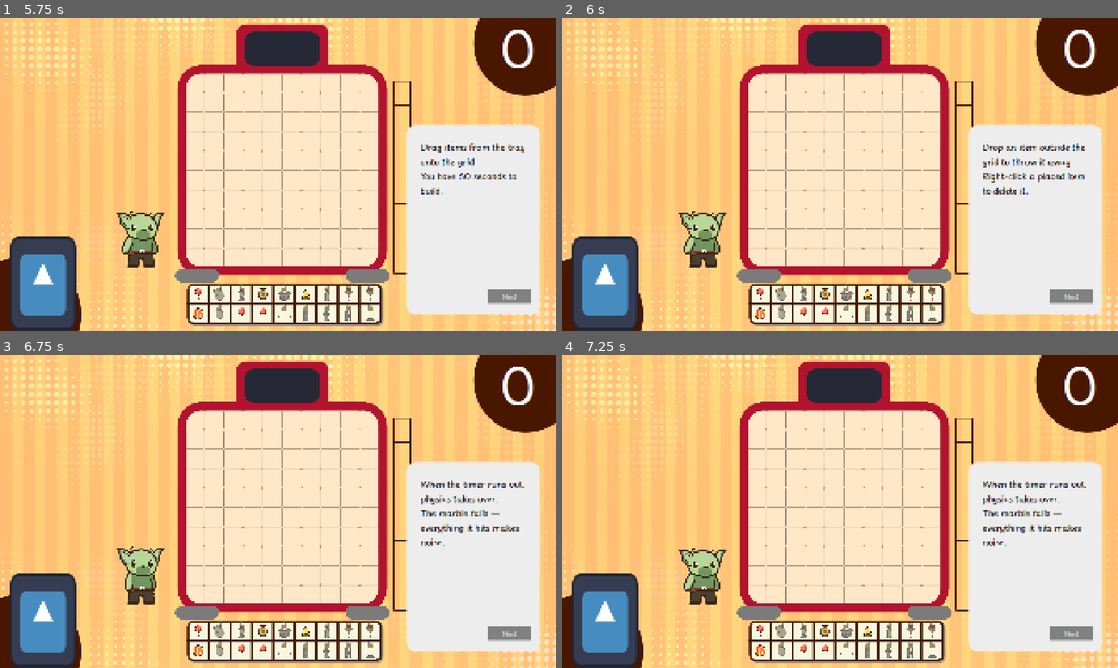
Above: before the commit, frames 1-4 (two rows, left to right).
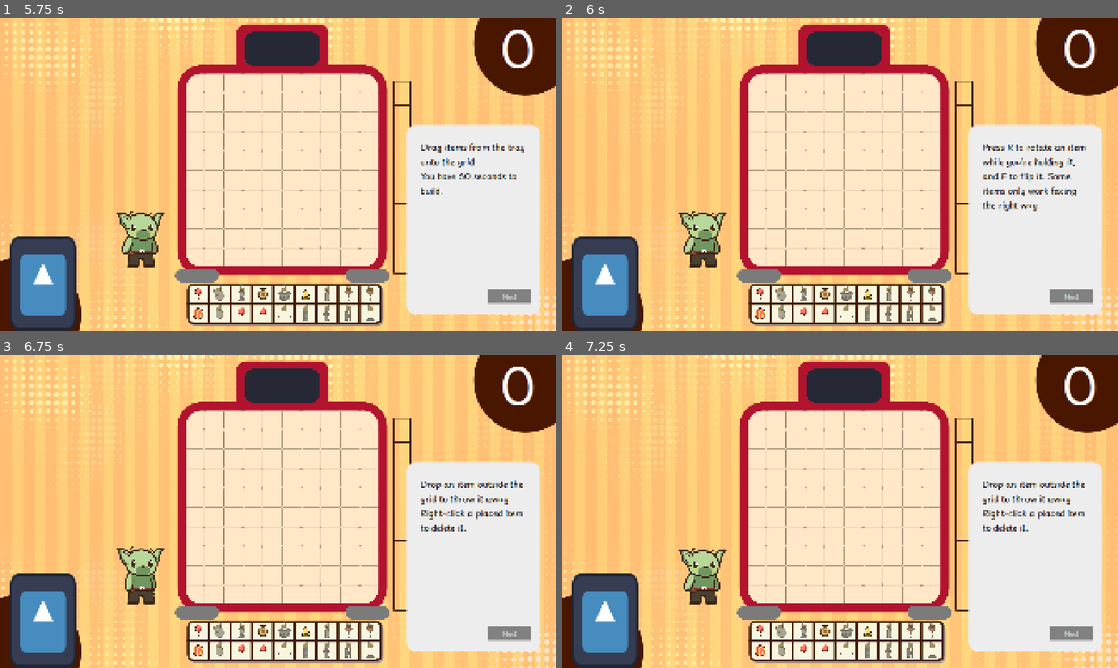
Above: after the commit, the same moments.

Repository: milkeotothemoon/GMTK-26---Boys-at-the-Back
Game: Godot game, scene res://scenes/main/Main.tscn
Two runs of this game, one before a commit and one after it. Both use one fixed random seed, a clock stepped at 60 frames per second and the inputs below. The engine's default icon, where the game draws it, is replaced by a stand-in: a white triangle on a blue panel in a dark square. Video files are missing from this copy of the repository; at most half a second of black plays in their place.
Inputs (mouse positions are in pixels of both pictures, inside the frame that each line leads up to):
- Up to frame 1 (5.75 s): tap Enter at 0.5 s; move the mouse to (400, 158) at 0.52 s; tap R at 0.6 s; click (400, 158) at 0.67 s; tap F at 0.8 s; click "PLAY" at 1.25 s; click "PLAY" at 2 s; click "0" at 2.75 s; click "Play" at 3.5 s; click "Play" at 4.25 s; click "Next" at 5 s
- Up to frame 2 (6 s): click "Next" at 5.75 s
- Up to frame 3 (6.75 s): click "Next" at 6.5 s
- Up to frame 4 (7.25 s): no input

Frame 1 is identical in both runs. In frame 2, 1.3% of the frame differs, in the area x 75-95%, y 40-62%; in frame 3, 1.1%; in frame 4, 1.1%.

Commit message:
adjusted scripts, added rotation and flipping

Diff:
--- a/scenes/gameplay/PhaseTransition.tscn
+++ b/scenes/gameplay/PhaseTransition.tscn
@@ -1,6 +1,7 @@
 [gd_scene format=3 uid="uid://lp2s54nhiltq"]
 
 [ext_resource type="Script" uid="uid://dxfd5y1wjwgy8" path="res://scripts/gameplay/phase_transition.gd" id="1_1ddc2"]
+[ext_resource type="Theme" uid="uid://b8b3u6igehsbs" path="res://resources/theme/main_theme.tres" id="2_6256w"]
 
 [sub_resource type="StyleBoxFlat" id="StyleBoxFlat_a1ue2"]
 bg_color = Color(0, 0, 0, 0.22745098)
@@ -20,11 +21,19 @@
 theme_override_styles/panel = SubResource("StyleBoxFlat_a1ue2")
 
 [node name="Message" type="Label" parent="." unique_id=1836460760]
-anchors_preset = 15
-anchor_right = 1.0
-anchor_bottom = 1.0
+anchors_preset = 8
+anchor_left = 0.5
+anchor_top = 0.5
+anchor_right = 0.5
+anchor_bottom = 0.5
+offset_left = -368.0
+offset_top = -151.0
+offset_right = 368.0
+offset_bottom = 151.0
 grow_horizontal = 2
 grow_vertical = 2
+theme = ExtResource("2_6256w")
+text = "asdasd"
 label_settings = SubResource("LabelSettings_6256w")
 horizontal_alignment = 1
 vertical_alignment = 1
--- a/scenes/gameplay/ScoreHUD.tscn
+++ b/scenes/gameplay/ScoreHUD.tscn
@@ -20,10 +20,10 @@
 
 [node name="ResultPanel" type="Panel" parent="." unique_id=951937745]
 layout_mode = 0
-offset_left = -2.0
-offset_top = 3.0
-offset_right = 1918.0
-offset_bottom = 1083.0
+offset_left = -24.0
+offset_top = -26.0
+offset_right = 1940.0
+offset_bottom = 1112.0
 theme_override_styles/panel = SubResource("StyleBoxFlat_oswwn")
 
 [node name="ResultFace" type="TextureRect" parent="ResultPanel" unique_id=1477799656]
--- a/scenes/items/connectors/Beam.tscn
+++ b/scenes/items/connectors/Beam.tscn
@@ -20,6 +20,7 @@
 script = ExtResource("1_jcicx")
 item_id = "beam"
 display_name = "Beam"
+can_rotate = true
 cell_size = Vector2i(3, 1)
 
 [node name="CollisionShape2D" type="CollisionShape2D" parent="." unique_id=793414775]
--- a/scenes/items/connectors/Plank.tscn
+++ b/scenes/items/connectors/Plank.tscn
@@ -21,6 +21,7 @@
 activates_on_contact = false
 item_id = "plank"
 display_name = "Plank"
+can_rotate = true
 cell_size = Vector2i(3, 1)
 
 [node name="CollisionShape2D" type="CollisionShape2D" parent="." unique_id=435950385]
--- a/scenes/items/connectors/String.tscn
+++ b/scenes/items/connectors/String.tscn
@@ -26,6 +26,7 @@
 snaps_on_hit = true
 item_id = "string"
 display_name = "String"
+can_rotate = true
 cell_size = Vector2i(3, 1)
 
 [node name="CollisionShape2D" type="CollisionShape2D" parent="." unique_id=740350985]
--- a/scenes/items/sound/Airhorn.tscn
+++ b/scenes/items/sound/Airhorn.tscn
@@ -47,8 +47,11 @@
 
 [node name="TopArea" type="Area2D" parent="." unique_id=367037945]
 position = Vector2(0, -28)
+collision_layer = 0
+collision_mask = 2
 
 [node name="TopShape" type="CollisionShape2D" parent="TopArea" unique_id=588231546]
+position = Vector2(0, -28)
 shape = SubResource("RectangleShape2D_j6oda")
 
 [node name="AudioStreamPlayer2D" type="AudioStreamPlayer2D" parent="." unique_id=761178110]
--- a/scenes/items/sound/Blender.tscn
+++ b/scenes/items/sound/Blender.tscn
@@ -47,8 +47,11 @@
 shape = SubResource("RectangleShape2D_udofq")
 
 [node name="ContentsArea" type="Area2D" parent="." unique_id=261488602]
+collision_layer = 0
+collision_mask = 2
 
 [node name="ContentsShape" type="CollisionShape2D" parent="ContentsArea" unique_id=544368940]
+position = Vector2(0, -8)
 shape = SubResource("RectangleShape2D_dfbh3")
 
 [node name="AudioStreamPlayer2D" type="AudioStreamPlayer2D" parent="." unique_id=1839653244]
--- a/scenes/items/util/Fan.tscn
+++ b/scenes/items/util/Fan.tscn
@@ -1,6 +1,6 @@
 [gd_scene format=3 uid="uid://b3huixd4fh3xy"]
 
-[ext_resource type="Script" uid="uid://cv4ho67wlio7d" path="res://scripts/items/behaviors/fan.gd" id="1_1367s"]
+[ext_resource type="Script" uid="uid://bwmog8fuktmhk" path="res://scripts/items/util_item.gd" id="1_1367s"]
 
 [sub_resource type="RectangleShape2D" id="RectangleShape2D_pfikc"]
 size = Vector2(50, 50)
@@ -11,7 +11,7 @@
 size = Vector2(50, 50)
 
 [sub_resource type="RectangleShape2D" id="RectangleShape2D_2qqce"]
-size = Vector2(160, 160)
+size = Vector2(140, 50)
 
 [node name="Fan" type="RigidBody2D" unique_id=299501691]
 gravity_scale = 0.0
@@ -21,6 +21,8 @@
 effect_kind = "blow"
 item_id = "fan"
 display_name = "Fan"
+can_rotate = true
+can_flip = true
 
 [node name="CollisionShape2D" type="CollisionShape2D" parent="." unique_id=1190559329]
 shape = SubResource("RectangleShape2D_pfikc")
@@ -42,6 +44,7 @@
 collision_mask = 2
 
 [node name="EffectShape" type="CollisionShape2D" parent="EffectArea" unique_id=163186856]
+position = Vector2(95, 0)
 shape = SubResource("RectangleShape2D_2qqce")
 
 [connection signal="input_event" from="ClickArea" to="." method="_on_input_event"]
--- a/scenes/items/util/Launcher.tscn
+++ b/scenes/items/util/Launcher.tscn
@@ -19,6 +19,8 @@
 one_shot = true
 item_id = "launcher"
 display_name = "Launcher"
+can_rotate = true
+can_flip = true
 
 [node name="CollisionShape2D" type="CollisionShape2D" parent="." unique_id=125376983]
 shape = SubResource("RectangleShape2D_1hihk")
--- a/scenes/items/util/Piston.tscn
+++ b/scenes/items/util/Piston.tscn
@@ -20,6 +20,8 @@
 script = ExtResource("1_quvp8z")
 item_id = "piston"
 display_name = "Piston"
+can_rotate = true
+can_flip = true
 
 [node name="CollisionShape2D" type="CollisionShape2D" parent="." unique_id=409223932]
 shape = SubResource("RectangleShape2D_whsy6")
--- a/scenes/levels/Level0.tscn
+++ b/scenes/levels/Level0.tscn
@@ -131,7 +131,6 @@
 texture = ExtResource("11_hsw41")
 
 [node name="ScoreHUD" parent="." unique_id=926461996 instance=ExtResource("6_in5bs")]
-visible = false
 
 [node name="PhaseTransition" parent="." unique_id=585754170 instance=ExtResource("9_e2o36")]
 
--- a/scripts/gameplay/tutorial_panel.gd
+++ b/scripts/gameplay/tutorial_panel.gd
@@ -10,6 +10,7 @@
 const STEPS := [
 	"Someone's asleep downstairs.\nYour job is to wake them up.",
 	"Drag items from the tray onto the grid.\nYou have 60 seconds to build.",
+	"Press R to rotate an item while you're holding it,\nand F to flip it. Some items only work facing the right way.",
 	"Drop an item outside the grid to throw it away.\nRight-click a placed item to delete it.",
 	"When the timer runs out, physics takes over.\nThe marble falls — everything it hits makes noise.",
 	"Louder is better. Fill the bar on the right\nto earn stars. Good luck."
--- a/scripts/items/base_item.gd
+++ b/scripts/items/base_item.gd
@@ -3,16 +3,16 @@
 
 @export var item_id: String
 @export var display_name: String = ""
-
-## Does this item fall and roll during the run phase?
 @export var is_dynamic: bool = false
-
-## How many grid cells this item occupies (width x height).
+@export var can_rotate: bool = false
+@export var can_flip: bool = false
 @export var cell_size: Vector2i = Vector2i(1, 1)
 
 var grid_position: Vector2i
 var is_placed: bool = false
 var _dragging: bool = false
+var rot_step: int = 0
+var flipped: bool = false
 
 func _ready() -> void:
 	add_to_group("items")
@@ -46,11 +46,7 @@
 	return 0xFFFFFFFF
 
 func occupied_cells() -> Array[Vector2i]:
-	var out: Array[Vector2i] = []
-	for x in range(cell_size.x):
-		for y in range(cell_size.y):
-			out.append(grid_position + Vector2i(x, y))
-	return out
+	return _cells_for(grid_position)
 
 func _cells_for(origin: Vector2i) -> Array[Vector2i]:
 	var out: Array[Vector2i] = []
@@ -78,6 +74,15 @@
 func _unhandled_input(event: InputEvent) -> void:
 	if not _dragging:
 		return
+	if event is InputEventKey and event.pressed and not event.echo:
+		if event.keycode == KEY_R:
+			rotate_step()
+			get_viewport().set_input_as_handled()
+			return
+		if event.keycode == KEY_F:
+			flip_item()
+			get_viewport().set_input_as_handled()
+			return
 	if event is InputEventMouseButton and event.pressed and event.button_index == MOUSE_BUTTON_LEFT:
 		_try_drop()
 		get_viewport().set_input_as_handled()
@@ -105,7 +110,8 @@
 
 func _origin_world(cell: Vector2i) -> Vector2:
 	var top_left := GridUtils.grid_to_world(cell)
-	var span := Vector2(cell_size.x, cell_size.y) * GridUtils.CELL_SIZE
+	var cs := effective_cell_size()
+	var span := Vector2(cs.x, cs.y) * GridUtils.CELL_SIZE
 	return top_left + span / 2.0
 
 func _try_drop() -> void:
@@ -140,12 +146,13 @@
 
 func pick_up() -> void:
 	is_placed = false
-	if self is ModifierItem:
-		(self as ModifierItem).attached_to = null
-	if self is SoundItem:
-		for n in get_parent().get_children():
-			if n is ModifierItem and n.attached_to == self:
-				n.attached_to = null
+	if get("attached_to") != null:
+		set("attached_to", null)
+	for n in get_parent().get_children():
+		if n == self:
+			continue
+		if n.get("attached_to") == self:
+			n.set("attached_to", null)
 
 func _play_visual(anim: String) -> void:
 	var s := get_node_or_null("AnimatedSprite2D") as AnimatedSprite2D
@@ -153,6 +160,25 @@
 		return
 	if s.sprite_frames.has_animation(anim):
 		s.play(anim)
+
+func rotate_step() -> void:
+	if not can_rotate:
+		return
+	rot_step = (rot_step + 1) % 4
+	rotation = rot_step * (PI / 2.0)
+
+func flip_item() -> void:
+	if not can_flip:
+		return
+	flipped = not flipped
+	var s := get_node_or_null("AnimatedSprite2D") as AnimatedSprite2D
+	if s:
+		s.flip_h = flipped
+
+func effective_cell_size() -> Vector2i:
+	if rot_step % 2 == 1:
+		return Vector2i(cell_size.y, cell_size.x)
+	return cell_size
 
 func _resolve_attachments() -> void:
 	pass
--- a/scripts/items/behaviors/chicken.gd
+++ b/scripts/items/behaviors/chicken.gd
@@ -14,5 +14,6 @@
 	get_parent().add_child(egg)
 	egg.global_position = global_position + fire_direction.normalized() * 40.0
 	egg.is_placed = true
+	egg.gravity_scale = 0.0
 	egg.call_deferred("_enter_run_mode")
 	egg.call_deferred("apply_central_impulse", fire_direction.normalized() * egg_speed)
--- a/scripts/items/behaviors/fan.gd
+++ /dev/null
@@ -1,22 +0,0 @@
-extends UtilItem
-
-## Sweep order. Ping-pong across three poses, endpoints not duplicated.
-const SWEEP: Array[Vector2] = [Vector2.LEFT, Vector2.UP, Vector2.RIGHT, Vector2.UP]
-
-@export var seconds_per_step: float = 0.6
-
-var _step: int = 0
-var _step_time: float = 0.0
-
-func _ready() -> void:
-	super._ready()
-	direction = SWEEP[0]
-
-func _physics_process(delta: float) -> void:
-	if _powered and GameState.current_phase == GameState.Phase.RUN:
-		_step_time += delta
-		if _step_time >= seconds_per_step:
-			_step_time = 0.0
-			_step = (_step + 1) % SWEEP.size()
-			direction = SWEEP[_step]
-	super._physics_process(delta)
--- a/scripts/items/connector_item.gd
+++ b/scripts/items/connector_item.gd
@@ -24,4 +24,6 @@
 
 func _snap() -> void:
 	_snapped = true
+	_play_visual("break")
+	await get_tree().create_timer(0.3).timeout
 	queue_free()
--- a/scripts/items/physics_item.gd
+++ b/scripts/items/physics_item.gd
@@ -29,5 +29,6 @@
 func _break() -> void:
 	_broken = true
 	set_deferred("freeze", true)
-	await get_tree().create_timer(0.1).timeout
+	_play_visual("break")
+	await get_tree().create_timer(0.3).timeout
 	queue_free()
--- a/scripts/items/util_item.gd
+++ b/scripts/items/util_item.gd
@@ -34,6 +34,12 @@
 	if has_engine_nearby():
 		power_on()
 
+func _effective_direction() -> Vector2:
+	var d := direction
+	if flipped:
+		d.x = -d.x
+	return d.rotated(rotation)
+
 func _physics_process(delta: float) -> void:
 	if GameState.current_phase != GameState.Phase.RUN or not _powered:
 		return
@@ -57,11 +63,11 @@
 func _apply_to(body: RigidBody2D) -> void:
 	match effect_kind:
 		"push":
-			body.apply_central_impulse(direction.normalized() * effect_strength)
+			body.apply_central_impulse(_effective_direction().normalized() * effect_strength)
 		"blow":
-			body.apply_central_force(direction.normalized() * effect_strength)
+			body.apply_central_force(_effective_direction().normalized() * effect_strength)
 		"lift":
 			body.apply_central_force(Vector2.UP * effect_strength)
 		"launch":
-			var d := Vector2(direction.normalized().x, -1).normalized()
+			var d := Vector2(_effective_direction().normalized().x, -1).normalized()
 			body.apply_central_impulse(d * effect_strength)
Not shown: 1 places in scenes/items/util/ConveyorBelt.tscn that only renumber resources
Not shown: 1 places in scenes/items/util/Launcher.tscn that only renumber resources
Not shown: 1 places in scenes/items/util/Piston.tscn that only renumber resources
Not shown, removed: scripts/items/behaviors/fan.gd.uid
